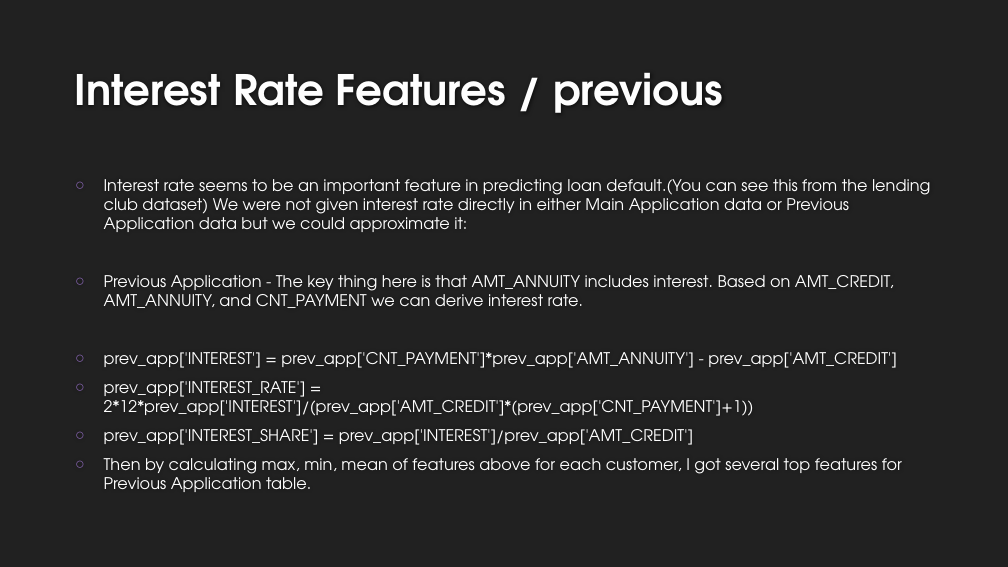
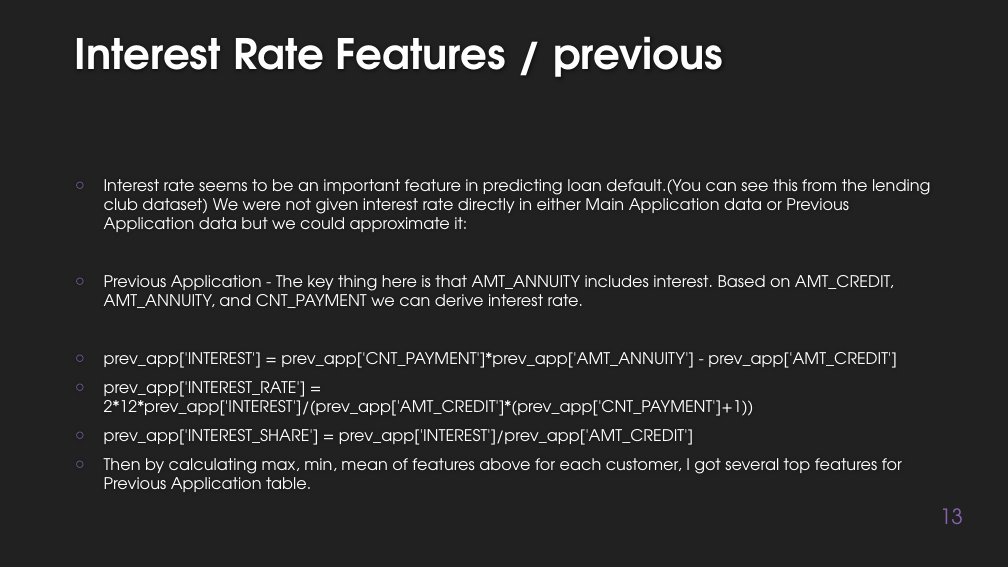
Before and after one commit to EtienneLardeur/P7_Scoring, a slide deck: slide 13 of P7_Support.pptx (slide 12 before the commit). Drawn at 1008x567 pixels with LibreOffice and Linux fonts; fonts in the diff are those of the drawing; background and template pictures are left out. Boxes give left, top, right and bottom in pixels: in the first picture for what was removed or moved away, otherwise in the second. Text is boxed around its words. In the diff, an @@ line names an element or a change of style, - is before the commit and + after.

```diff
--- a/P7_Support.pptx
+++ b/P7_Support.pptx
@@ title "Interest Rate Features / previous": place and size @@
-title "Interest Rate Features / previous" at bbox=[75, 72, 723, 113]
+title "Interest Rate Features / previous" at bbox=[75, 36, 723, 77]
@@ page number added at bbox=[940, 508, 963, 524], 20 pt, text #8664B0 @@
+13
```
Also in this commit, not shown: 10 other slides changed, 3 slides added, 2 slides removed.
